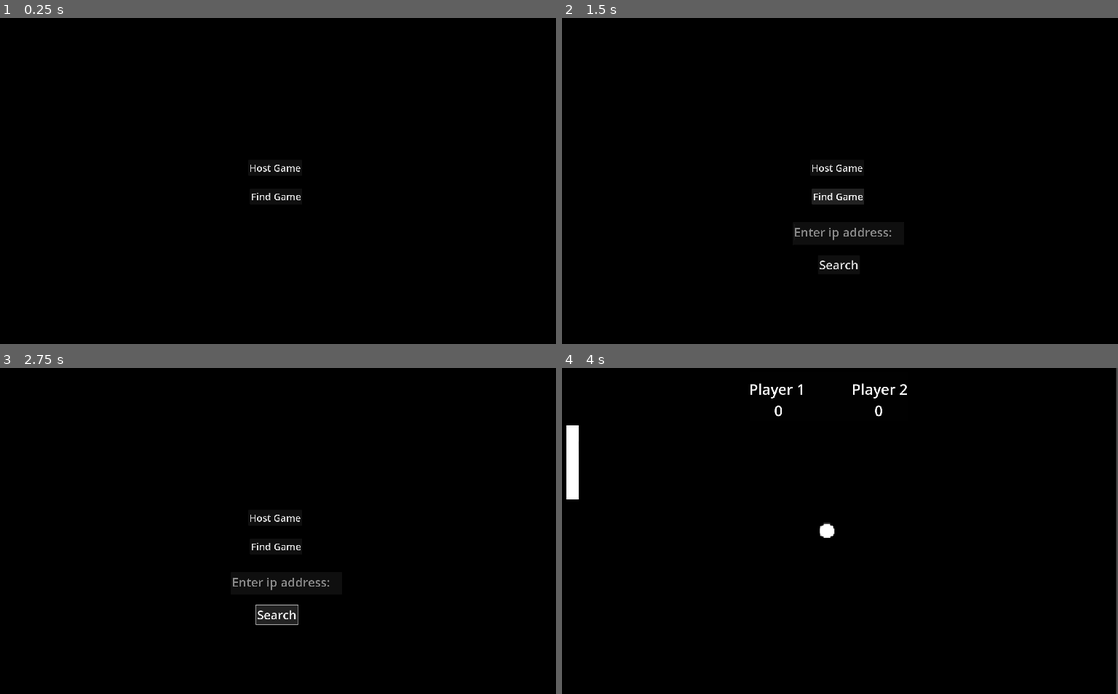
Above: before the commit, frames 1-4 (two rows, left to right).
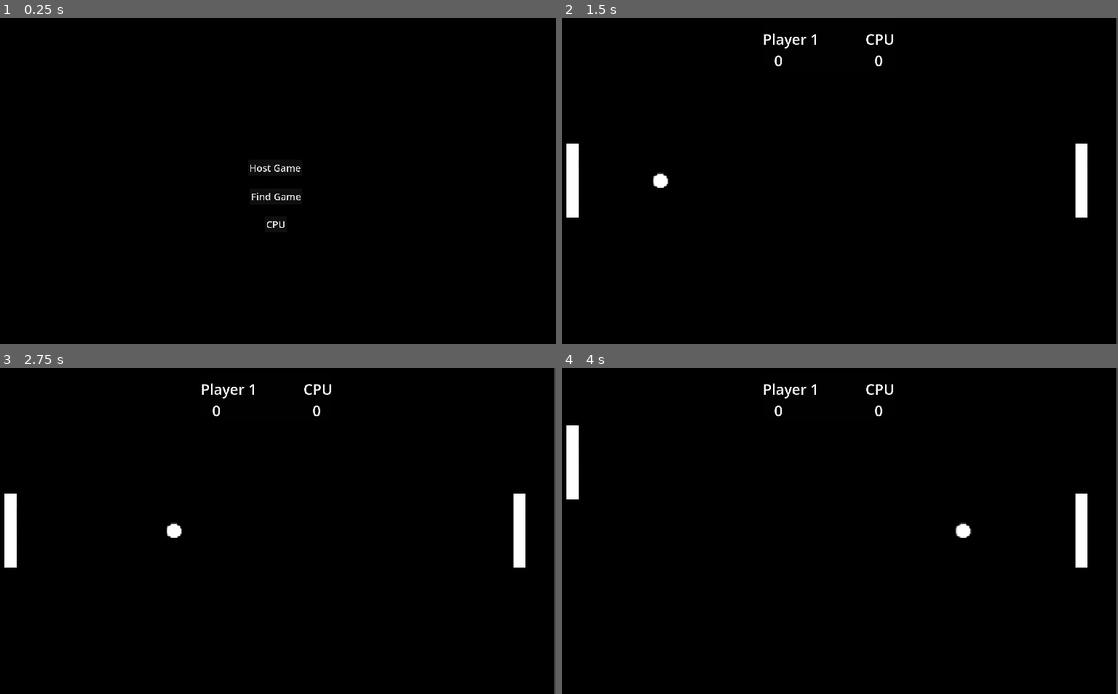
Above: after the commit, the same moments.

Repository: KrukDallan/pong
Game: Godot game, scene res://scenes/root/root.tscn
The game is run twice, just before and just after one commit, with the same random seed, the same clock (stepped at 60 frames per second) and the same inputs.
Inputs (mouse positions are in pixels of both pictures, inside the frame that each line leads up to):
- Up to frame 1 (0.25 s): no input
- Up to frame 2 (1.5 s): click (840, 223) at 0.5 s, where only the run after the commit has a clickable "CPU"; click (840, 197) at 1.25 s, where only the run before the commit has a clickable "Find Game"
- Up to frame 3 (2.75 s): click (278, 615) at 2 s, where only the run before the commit has a clickable "Search"
- Up to frame 4 (4 s): click (834, 517) at 2.75 s, where only the run before the commit has a clickable "Host Game"; tap Enter (ui_accept) at 3.5, 3.77 s; hold Up from 3.53 s (still down)

The runs differ from the first frame. In frame 1, less than 0.1% of the frame differs, in the area x 47-52%, y 62-65%; in frame 2, 2.6%; in frame 3, 2.6%, in the area x 0-100%, y 0-100%; in frame 4, 1.1%.

Commit message:
:sparkles: added cpu

Diff:
--- a/scenes/ball/ball.gd
+++ b/scenes/ball/ball.gd
@@ -46,7 +46,7 @@
 		current_direction=direction.normalized()*force
 		#print(current_direction)
 	force += 1
-	print("Force is: ", force)
+	#print("Force is: ", force)
 	if force >= 31:
 		force = 31
 
--- /dev/null
+++ b/scenes/cpu/cpu.gd
@@ -0,0 +1,68 @@
+extends CharacterBody2D
+
+
+const SPEED = 600.0
+
+var frequency = 0
+
+func _enter_tree() -> void:
+	set_multiplayer_authority(name.to_int())
+	if self.name.to_int() != 1:
+		position = Vector2(1800,540)
+	else:
+		position = Vector2(120,540)
+
+func _physics_process(delta: float) -> void:
+	velocity = Vector2.ZERO
+	var ball = get_tree().get_first_node_in_group("ball")
+	# Calculate difference in y positions (float)
+	var diff = ball.position.y - self.position.y
+	var direction = 0
+	# Move paddle towards the ball with a speed limit
+	if abs(diff) > 5:  # Deadzone to avoid jitter
+		direction = sign(diff)  # 1 if ball is below, -1 if above
+
+	# Set velocity accordingly, only vertical movement
+	velocity = Vector2(0, direction * SPEED)
+	#velocity.y = lerp(velocity.y, direction * SPEED, 0.05)
+	move_and_slide()
+	if self.name.to_int() == 1:
+		if position.x != 120:
+			position.x = 120
+	else:
+		if position.x != 1800:
+			position.x = 1800
+
+func push_ball(vector: Vector2, body:Node2D):
+	if body.is_in_group("ball") and $Timer.time_left <= 0:
+		if self.name.to_int() == 1:
+			vector = -vector
+		body.push_away(vector)
+		$Timer.start(0.05)
+
+func _on_area_0_body_entered(body: Node2D) -> void:
+	push_ball(Vector2(-1,0), body)
+
+func _on_area_1_body_entered(body: Node2D) -> void:
+	push_ball(Vector2(-1,0.2), body)
+
+func _on_area_2_body_entered(body: Node2D) -> void:
+	push_ball(Vector2(-1,0.4), body)
+
+func _on_area_3_body_entered(body: Node2D) -> void:
+	push_ball(Vector2(-1,0.6), body)
+
+func _on_area_4_body_entered(body: Node2D) -> void:
+	push_ball(Vector2(-1,-0.2), body)
+
+func _on_area_5_body_entered(body: Node2D) -> void:
+	push_ball(Vector2(-1,-0.4), body)
+
+func _on_area_6_body_entered(body: Node2D) -> void:
+	push_ball(Vector2(-1,-0.6), body)
+
+func _on_area_bottom_body_entered(body: Node2D) -> void:
+	push_ball(Vector2(-1,-0.6), body)
+
+func _on_area_top_body_entered(body: Node2D) -> void:
+	push_ball(Vector2(-1,0.6), body)
--- /dev/null
+++ b/scenes/cpu/cpu.tscn
@@ -0,0 +1,9 @@
+[gd_scene load_steps=3 format=3 uid="uid://bshnexxok8b3f"]
+
+[ext_resource type="Script" path="res://scenes/cpu/cpu.gd" id="1_nx5pq"]
+[ext_resource type="PackedScene" uid="uid://ow5eptqogl0t" path="res://scenes/player/player.tscn" id="2_685ug"]
+
+[node name="CPU" type="Node2D"]
+
+[node name="Player" parent="." instance=ExtResource("2_685ug")]
+script = ExtResource("1_nx5pq")
--- a/scenes/multiplayer_screen/multiplayer.gd
+++ b/scenes/multiplayer_screen/multiplayer.gd
@@ -58,3 +58,9 @@
 @rpc("any_peer","call_local")
 func _del_player(id):
 	get_node(str(id)).queue_free()
+
+
+func _on_cpu_pressed() -> void:
+	get_tree().get_first_node_in_group("score").rename_to_cpu()
+	self.get_owner().add_player()
+	self.get_owner().add_cpu()
--- a/scenes/multiplayer_screen/multiplayer.tscn
+++ b/scenes/multiplayer_screen/multiplayer.tscn
@@ -47,6 +47,15 @@
 placeholder_text = "Enter ip address:"
 wrap_mode = 1
 
+[node name="CPU" type="Button" parent="."]
+offset_left = 960.0
+offset_top = 660.0
+offset_right = 1032.0
+offset_bottom = 713.0
+theme_override_font_sizes/font_size = 32
+text = "CPU"
+
 [connection signal="pressed" from="Host" to="." method="_on_host_pressed"]
 [connection signal="pressed" from="Join" to="." method="_on_join_pressed"]
 [connection signal="pressed" from="Search" to="." method="_on_search_pressed"]
+[connection signal="pressed" from="CPU" to="." method="_on_cpu_pressed"]
--- a/scenes/root/root.gd
+++ b/scenes/root/root.gd
@@ -8,6 +8,8 @@
 
 @export
 var player_scene: PackedScene
+@export
+var cpu_scene: PackedScene
 @export
 var ball_scene: PackedScene
 @export
@@ -53,6 +55,11 @@
 			manage_player1 = false
 			$Score.visible = true
 
+func add_cpu():
+	var cpu = cpu_scene.instantiate()
+	cpu.set_multiplayer_authority(2)
+	cpu.name = str(2)
+	call_deferred("add_child",cpu)
 
 func add_ball():
 	if len(get_tree().get_nodes_in_group("ball")) < 1:
--- a/scenes/root/root.tscn
+++ b/scenes/root/root.tscn
@@ -1,7 +1,8 @@
-[gd_scene load_steps=12 format=3 uid="uid://b380ltoowsym6"]
+[gd_scene load_steps=13 format=3 uid="uid://b380ltoowsym6"]
 
 [ext_resource type="Script" path="res://scenes/root/root.gd" id="1_xtru0"]
 [ext_resource type="PackedScene" uid="uid://c5376womfmgjy" path="res://scenes/ball/ball.tscn" id="3_c766c"]
+[ext_resource type="PackedScene" uid="uid://bshnexxok8b3f" path="res://scenes/cpu/cpu.tscn" id="3_fkk0p"]
 [ext_resource type="PackedScene" uid="uid://ow5eptqogl0t" path="res://scenes/player/player.tscn" id="3_ti7x4"]
 [ext_resource type="PackedScene" uid="uid://0ewxopjju6pe" path="res://scenes/score/score.tscn" id="4_2soux"]
 [ext_resource type="PackedScene" uid="uid://bv7xvnp1kihph" path="res://scenes/multiplayer_screen/multiplayer.tscn" id="5_egrn5"]
@@ -34,6 +35,7 @@
 [node name="SceneRoot" type="Node2D"]
 script = ExtResource("1_xtru0")
 player_scene = ExtResource("3_ti7x4")
+cpu_scene = ExtResource("3_fkk0p")
 ball_scene = ExtResource("3_c766c")
 
 [node name="Background" type="ColorRect" parent="."]
--- a/scenes/score/score.gd
+++ b/scenes/score/score.gd
@@ -12,6 +12,9 @@
 func _process(delta: float) -> void:
 	pass
 
+func rename_to_cpu():
+	$MarginContainer/PanelContainer/MarginContainer/VBoxContainer/HBoxContainer/MarginContainer2/Player2.text = "CPU"
+
 func point_p1():
 	p1_score += 1
 	$MarginContainer/PanelContainer/MarginContainer/VBoxContainer/HBoxContainer2/MarginContainer/Score1.text = str(p1_score)
Not shown, changed: exports/.DS_Store
